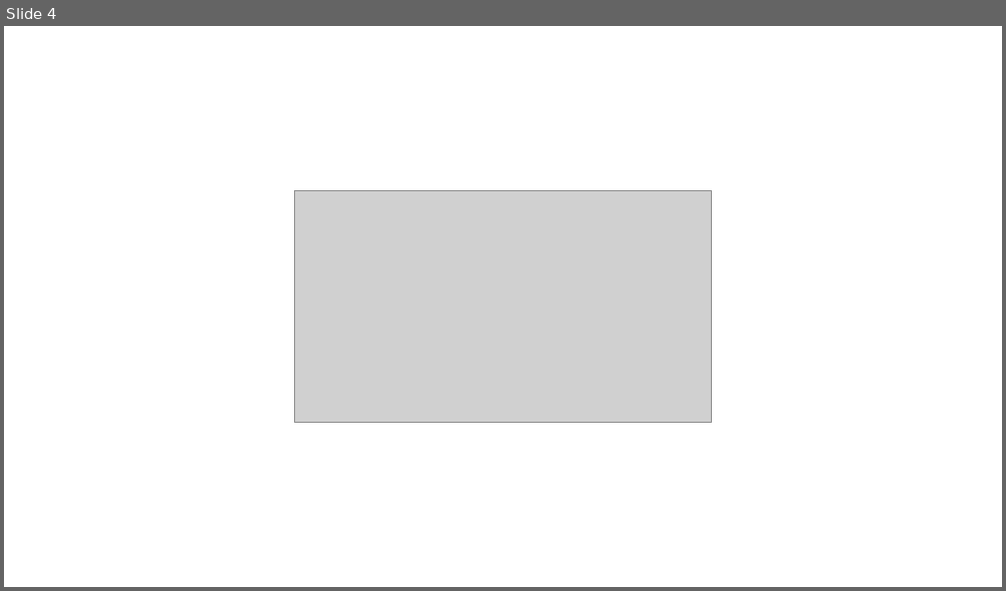
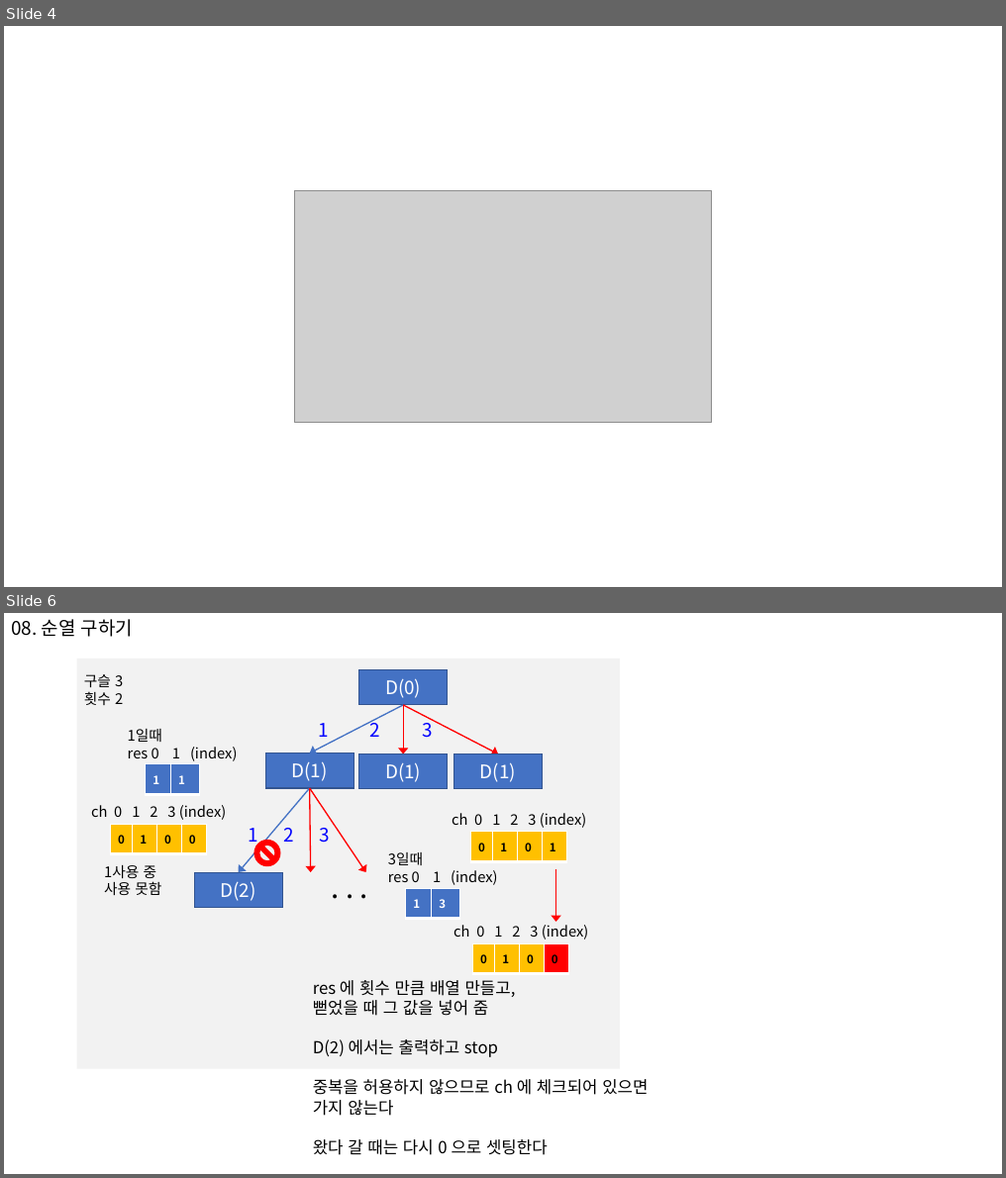
Before and after one commit to s-jinipark/pythonTest, a slide deck: inf-learn/section6/연습/인프런_코딩_section6.pptx. Shown one above the other, each under a label of ours: slide 4 before the commit, slides 4 and 6 after it; the slides between them are not shown. The pictures are 1006x591 and 1006x1178 pixels, drawn with LibreOffice and Linux fonts; fonts in the diff are those of the drawing; grey boxes stand for pictures. Boxes give left, top, right and bottom in pixels: in the first picture for what was removed or moved away, otherwise in the second. Text is boxed around its words. In the diff, an @@ line names an element or a change of style, - is before the commit and + after.

```diff
--- a/inf-learn/section6/연습/인프런_코딩_section6.pptx
+++ b/inf-learn/section6/연습/인프런_코딩_section6.pptx
@@ slide 6 added at [4, 613, 1002, 1174], background #FFFFFF @@
@@ text added at [11, 619, 133, 637], 18 pt, text #000000 @@
+08. 순열 구하기
@@ rectangle added at [76, 659, 620, 1069], fill #F2F2F2 @@
@@ rectangle added at [358, 669, 448, 705], fill #4472C4, outline #325491 1 pt, 18 pt, text #FFFFFF @@
+D(0)
@@ text added at [84, 674, 123, 705], 14 pt, text #000000 @@
+구슬 3
+횟수 2
@@ text added at [128, 729, 237, 761], 14 pt, text #000000 @@
+1일때
+res 0 1 (index)
@@ arrow added from (403, 705) to (310, 753), #4472C4 1.25 pt @@
@@ text added at [318, 718, 433, 738], 18 pt, text #0000FF @@
+1 2 3
@@ arrow added from (403, 705) to (498, 755), #FF0000 1.25 pt @@
@@ arrow added from (403, 705) to (403, 755), #FF0000 1.25 pt @@
@@ rectangle added at [265, 753, 353, 788], fill #4472C4, outline #325491 1 pt, 18 pt, text #FFFFFF @@
+D(1)
@@ rectangle added at [358, 755, 448, 789], fill #4472C4, outline #325491 1 pt, 18 pt, text #FFFFFF @@
+D(1)
@@ rectangle added at [453, 755, 543, 789], fill #4472C4, outline #325491 1 pt, 18 pt, text #FFFFFF @@
+D(1)
@@ table added at [146, 764, 200, 795], 1 rows, 2 columns @@
+1 | 1
@@ arrow added from (310, 788) to (239, 872), #4472C4 1.25 pt @@
@@ arrow added from (310, 788) to (366, 872), #FF0000 1.25 pt @@
@@ arrow added from (310, 788) to (311, 872), #FF0000 1.25 pt @@
@@ text added at [91, 805, 226, 820], 14 pt, text #000000 @@
+ch 0 1 2 3 (index)
@@ text added at [451, 813, 586, 828], 14 pt, text #000000 @@
+ch 0 1 2 3 (index)
@@ table added at [110, 824, 207, 855], 1 rows, 4 columns @@
+0 | 1 | 0 | 0
@@ text added at [249, 828, 330, 847], 18 pt, text #0000FF @@
+1 2 3
@@ no-entry sign added at [254, 840, 280, 866], fill #FF0000, outline #FF0000 1 pt @@
@@ table added at [471, 832, 567, 862], 1 rows, 4 columns @@
+0 | 1 | 0 | 1
@@ text added at [104, 865, 161, 895], 14 pt, text #000000 @@
+1사용 중
+사용 못함
@@ rectangle added at [194, 872, 282, 908], fill #4472C4, outline #325491 1 pt, 18 pt, text #FFFFFF @@
+D(2)
@@ text added at [324, 866, 389, 909], 28 pt, text #000000 @@
+. . .
@@ text added at [388, 853, 497, 885], 14 pt, text #000000 @@
+3일때
+res 0 1 (index)
@@ arrow added from (556, 869) to (556, 922), #FF0000 1.25 pt @@
@@ table added at [406, 888, 460, 919], 1 rows, 2 columns @@
+1 | 3
@@ text added at [453, 925, 588, 940], 14 pt, text #000000 @@
+ch 0 1 2 3 (index)
@@ table added at [472, 944, 569, 974], 1 rows, 4 columns @@
+0 | 1 | 0 | 0
@@ text added at [313, 980, 648, 1156], 16 pt, text #000000 @@
+res 에 횟수 만큼 배열 만들고,
+뻗었을 때 그 값을 넣어 줌
+D(2) 에서는 출력하고 stop
+중복을 허용하지 않으므로 ch 에 체크되어 있으면
+가지 않는다
+왔다 갈 때는 다시 0 으로 셋팅한다
```
Also in this commit, not shown: 4 slides changed, 1 other slide added, 5 other files.
